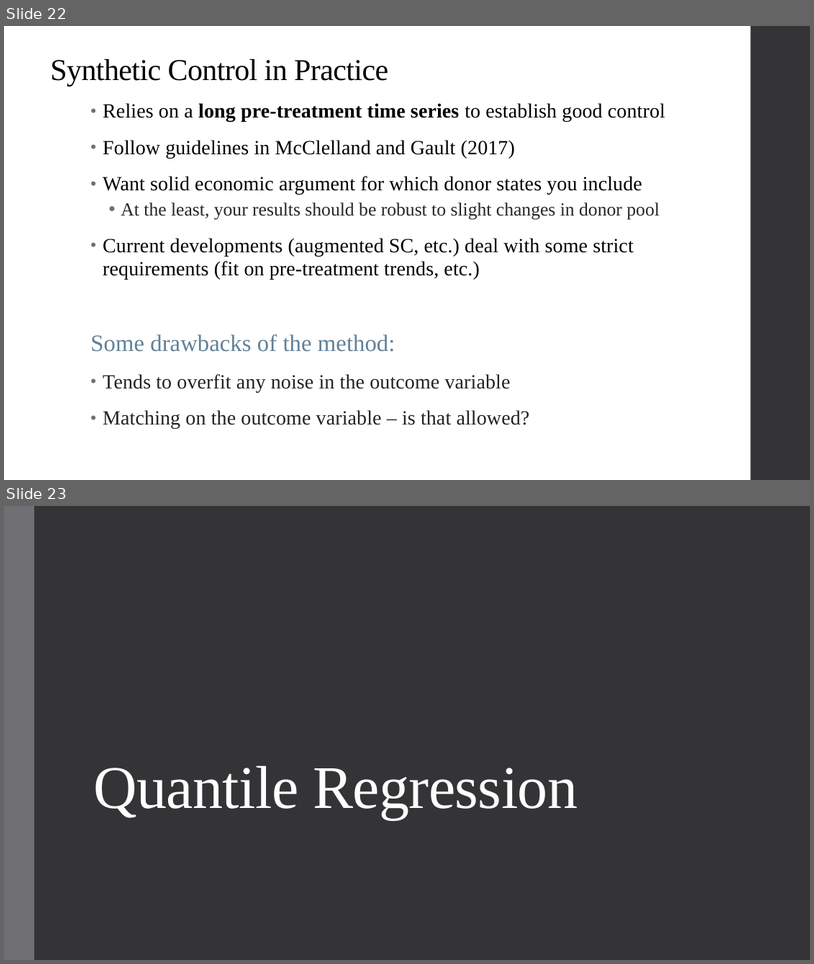
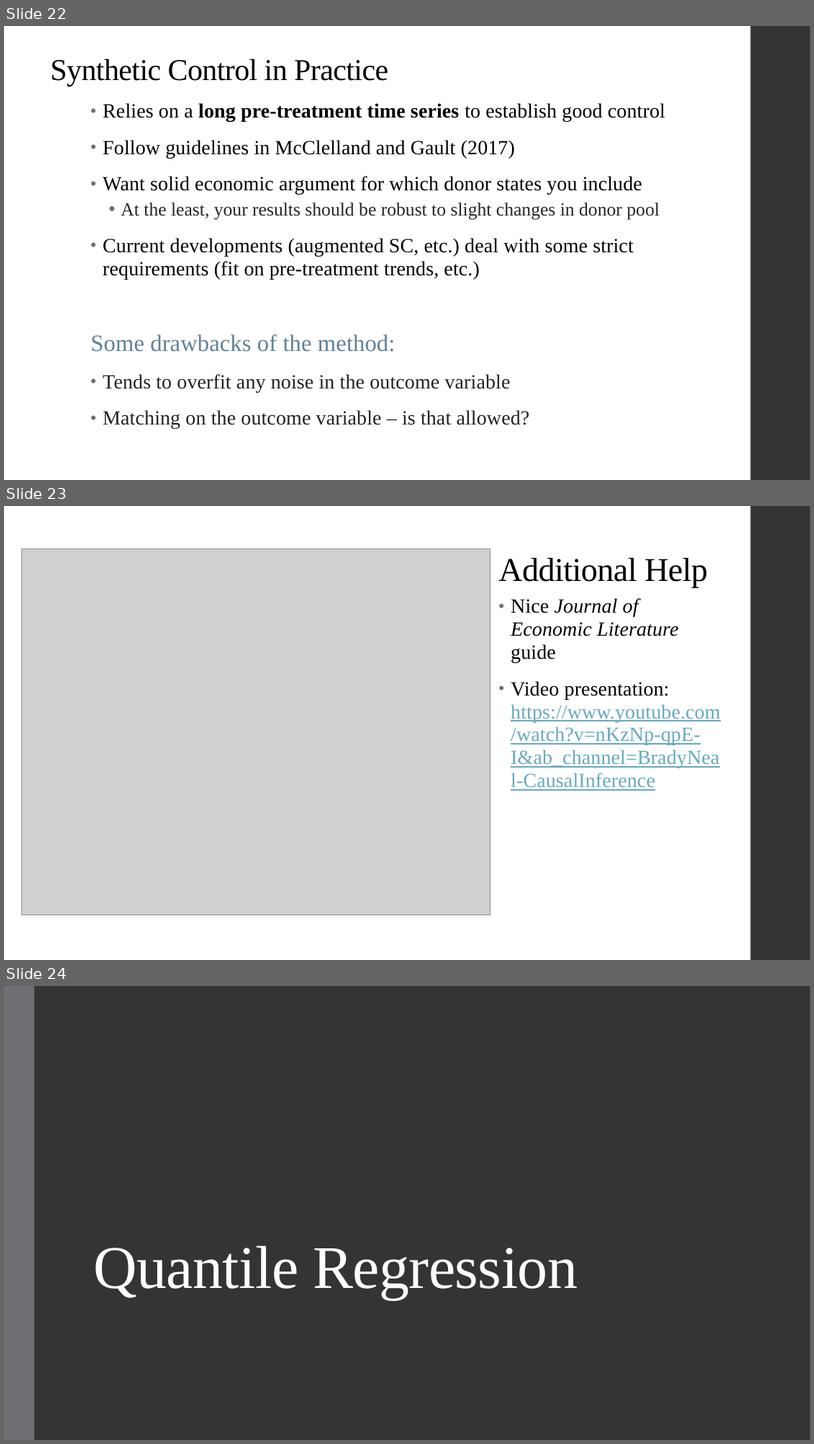
Before and after one commit to qiufei/fork-HAD5744, a slide deck: Lecture10_SyntheticControl_QuantileRegression/Lecture10_SyntheticControl_QuantileRegression.pptx. Shown one above the other, each under a label of ours: slides 22 and 23 before the commit, slides 22, 23 and 24 after it. The pictures are 814x964 and 814x1444 pixels, drawn with LibreOffice and Linux fonts; fonts in the diff are those of the drawing; grey boxes stand for pictures. Boxes give left, top, right and bottom in pixels: in the first picture for what was removed or moved away, otherwise in the second. Text is boxed around its words. In the diff, an @@ line names an element or a change of style, - is before the commit and + after.

```diff
--- a/Lecture10_SyntheticControl_QuantileRegression/Lecture10_SyntheticControl_QuantileRegression.pptx
+++ b/Lecture10_SyntheticControl_QuantileRegression/Lecture10_SyntheticControl_QuantileRegression.pptx
@@ slide 23 added at bbox=[4, 506, 810, 960], background #FFFFFF; not listed: 1 template element that a slide beside it also shows @@
@@ picture added at bbox=[21, 549, 491, 915] @@
@@ title added at bbox=[499, 558, 708, 588], 39.6 pt, text #000000 @@
+Additional Help
@@ text added at bbox=[511, 598, 720, 790], 24 pt, text #67AABF, underline @@
+• Nice Journal of Economic Literature guide
+• Video presentation: https://www.youtube.com/watch?v=nKzNp-qpE-I&ab_channel=BradyNeal-CausalInference
@@ what was slide 23 is now slide 24 @@
```
Also in this commit, not shown: 6 other files.
